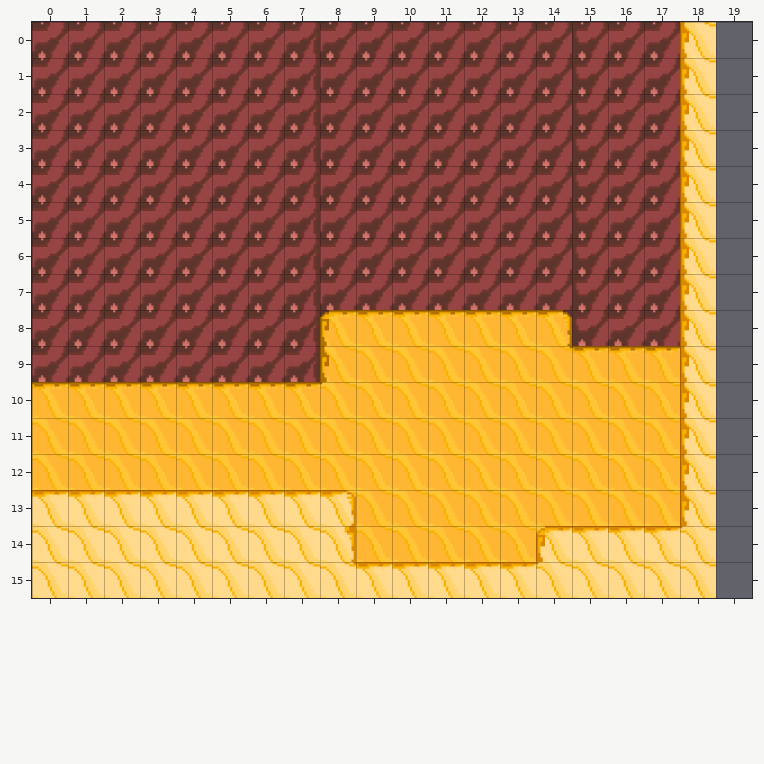
Two states of a Tiled map, Sprites/maps/Teehee Valley Entrance.tmx. Above, as it was before the edit.
Cells are 80x80 px. Shown: x 0..19, y 0..15. The old version is drawn lined up with the new one.
The same view after the edit:
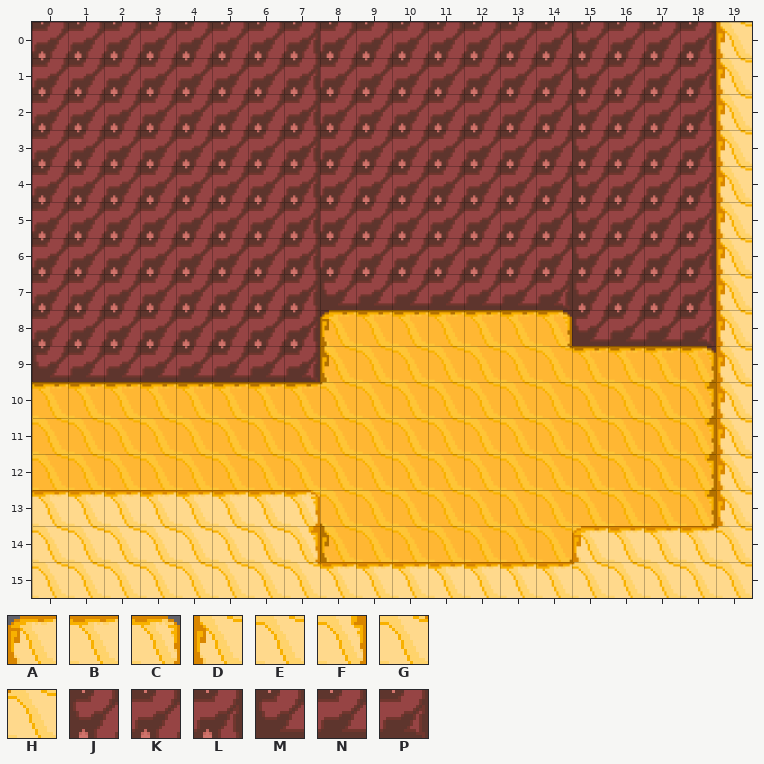
Key: from "Teehee Valley Tileset": A 0, B 1, C 2, D 7, E 8, F 9, G 12, H 13, J 28, K 29, L 30, M 35, N 36, P 37.
_ is an empty cell.
The exact change:
map size 19x16 -> 20x16 cells
Layer "Tile Layer 1":
Tile J becomes tile M in row 8 at x 15.
Tile K becomes tile M in row 7 at x 8; in row 9 at x 0.
Tile K becomes tile N in row 7 at x 9 to 13; in row 8 at x 16 to 17; in row 9 at x 1 to 6.
The author put tile P in row 8 at x 18.
Tile K becomes tile P in row 7 at x 14.
Tile L becomes tile P in row 9 at x 7.
Layer "Foreground":
Tile B becomes tile A in row 14 at x 15.
Tile G becomes tile B in row 15 at x 8.
Tile H becomes tile B in row 14 at x 18; in row 15 at x 14.
Tile B becomes tile C in row 13 at x 7.
The author put tile D in rows 0 to 13 at x 19.
The author put tile E in row 15 at x 19.
Tile E becomes tile F in row 14 at x 7.
The author put tile H in row 14 at x 19.
Tile A is gone in row 14 at x 14.
Tile C is gone in row 13 at x 8.
Tile D is gone in rows 0 to 13 at x 18.
Tile F is gone in row 14 at x 8.
Changed places in both pictures, as pixel boxes (x1, y1, x2, y2):
changed: (32, 22, 752, 598)
